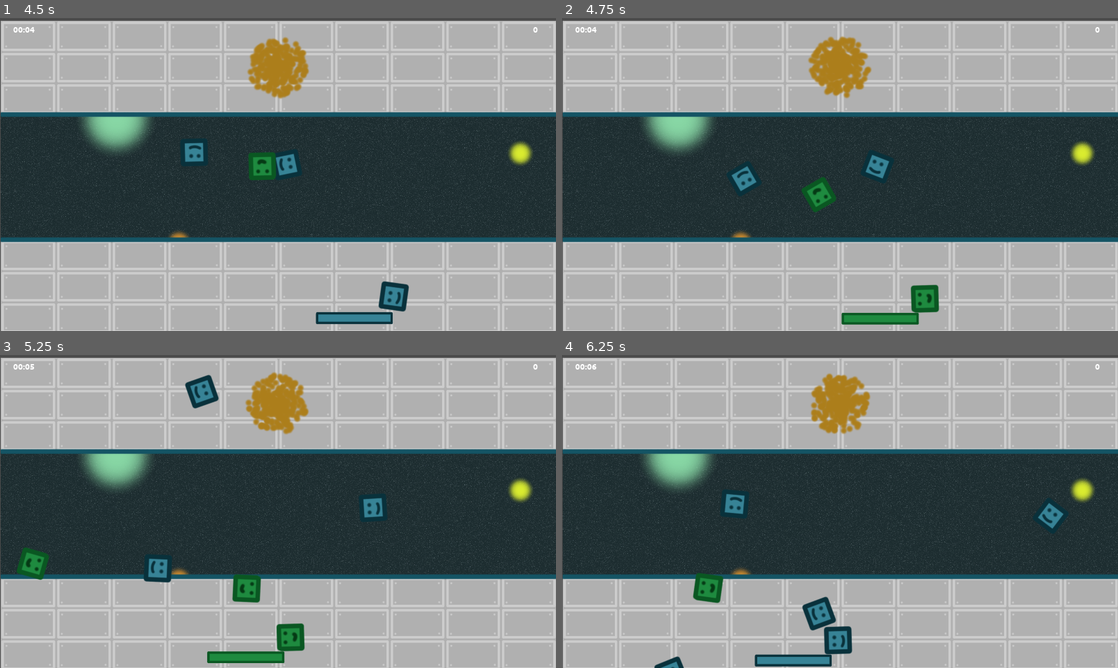
Above: before the commit, frames 1-4 (two rows, left to right).
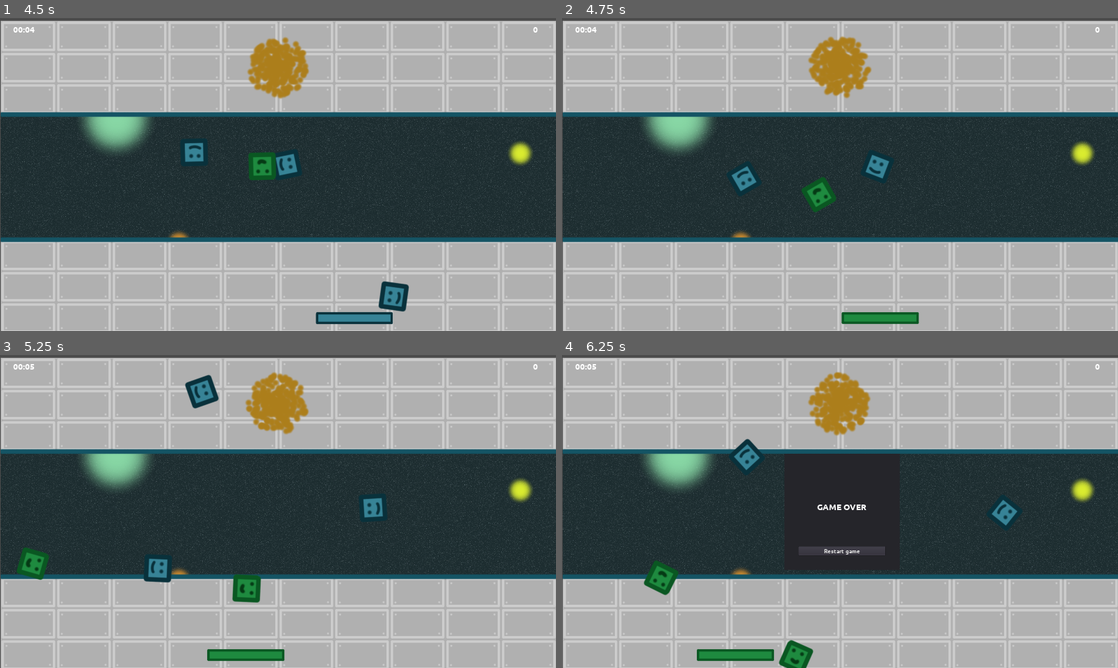
Above: after the commit, the same moments.

Repository: moisesjbc/ludum-dare-53
Game: Godot game, scene res://gameplay/main/main.tscn
Same seed, same stepped clock (60 frames per second), same inputs: the game is played once before the commit and once after it.
Inputs:
- Up to frame 1 (4.5 s): tap Enter at 0.5 s; hold Right (ui_right) 0.53-1.28 s; tap Space at 0.77, 1.52, 3.02, 3.77 s; hold Left (ui_left) 1.28-2.03 s; hold Right (ui_right) 2.03-3.53 s; hold Left (ui_left) from 3.53 s (still down)
- Up to frame 2 (4.75 s): keep holding Left (ui_left); tap Space at 4.52 s
- Up to frame 3 (5.25 s): keep holding Left (ui_left)
- Up to frame 4 (6.25 s): release Left (ui_left) at 5.78 s; hold Right (ui_right) from 5.78 s (still down); tap Space at 6.02 s

Frame 1 is identical in both runs. In frame 2, 0.6% of the frame differs, in the area x 50-68%, y 85-98%; in frame 3, 0.8%; in frame 4, 5.7%, in the area x 5-91%, y 2-100%.

Commit message:
Clean boxes when they leave the screen

Diff:
--- a/godot-project/gameplay/box/box.gd
+++ b/godot-project/gameplay/box/box.gd
@@ -56,3 +56,7 @@
 func _on_animation_player_animation_finished(anim_name):
 	if anim_name == "correct_delivery" or anim_name == "wrong_delivery":
 		queue_free()
+
+
+func _on_visibility_notifier_screen_exited():
+	queue_free()
--- a/godot-project/gameplay/box/box.tscn
+++ b/godot-project/gameplay/box/box.tscn
@@ -120,4 +120,9 @@
 
 [node name="boxes" type="Node2D" parent="."]
 
+[node name="visibility_notifier" type="VisibilityNotifier2D" parent="."]
+position = Vector2( 0.5, -0.500002 )
+scale = Vector2( 4.85, 4.85 )
+
 [connection signal="animation_finished" from="animation_player" to="." method="_on_animation_player_animation_finished"]
+[connection signal="screen_exited" from="visibility_notifier" to="." method="_on_visibility_notifier_screen_exited"]
